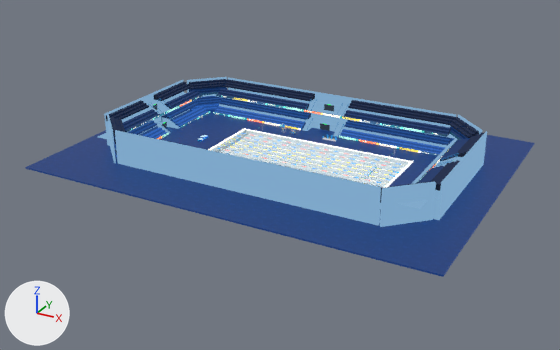
What one commit did to the Blender file sceneresource/SwimmingVenue_Rebuild_FlatColor.blend.
Rendered twice from a 50 mm lens placed at (109.9, -168.6, 78.0), pointed at (20.0, -5.0, -3.8). Lighting does not change. The marker at lower left points along +X, +Y and +Z. The picture after the commit comes second.

Names of what the first picture shows: 'BleacherAccess_Architecture_Merged', 'BleacherBatch_T1_N', 'BleacherBatch_T2_N', 'BleacherBatch_T3_N', 'BleacherBatch_T3_W', 'BleacherBatch_T4_N', 'BleacherBatch_T4_W', 'CornerStands_Merged', 'OlympicPanels_Merged', 'PoolWaterSurface', 'StandStructure_Merged', 'Venue_Rectangular_Ground' and 9 more.
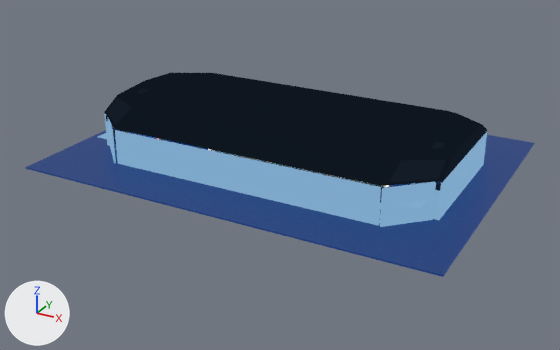
Boxes [x1, y1, x2, y2] around the edits, measured in the pictures (560 x 350 px):
'ceiling_lighting_rig', added: after [104, 73, 487, 186]
'PoolWaterSurface', unchanged, covered by the edit: before [211, 130, 410, 187]; after [211, 150, 386, 187]
'BleacherBatch_T4_N', unchanged, covered by the edit: before [224, 79, 455, 125]
'BleacherBatch_T2_N', unchanged, covered by the edit: before [219, 98, 451, 146]
'BleacherBatch_T1_N', unchanged, covered by the edit: before [214, 106, 445, 154]

Edits to the bpy script that builds the scene:
```text
Add mat_ceilingarchitecturalvertexcolor:
    mat_ceilingarchitecturalvertexcolor = bpy.data.materials.new('CeilingArchitecturalVertexColor')
    mat_ceilingarchitecturalvertexcolor.use_nodes = True; mat_ceilingarchitecturalvertexcolor.node_tree.nodes.clear()
    _N = mat_ceilingarchitecturalvertexcolor.node_tree.nodes; _L = mat_ceilingarchitecturalvertexcolor.node_tree.links
    n0 = _N.new('ShaderNodeOutputMaterial'); n0.name = 'Material Output'
    n1 = _N.new('ShaderNodeEmission'); n1.name = 'Emission'
    n2 = _N.new('ShaderNodeVertexColor'); n2.name = 'Color Attribute'
    n2.layer_name = 'CeilingColor'
    _L.new(n2.outputs[0], n1.inputs[0])  # 'Color' to 'Color'
    _L.new(n1.outputs[0], n0.inputs[0])  # 'Emission' to 'Surface'
Add me_ceiling_lighting_rig_mesh:
    me_ceiling_lighting_rig_mesh.from_pydata(...)  # 1492 vertices, 1078 faces; spans x -26.6..66.9, y -26.8..26.8, z 9.3..13.8
    me_ceiling_lighting_rig_mesh.materials.append(mat_ceilingarchitecturalvertexcolor)
Add ob_ceiling_lighting_rig:
    ob_ceiling_lighting_rig = bpy.data.objects.new('ceiling_lighting_rig', me_ceiling_lighting_rig_mesh)
    ob_ceiling_lighting_rig.location = (0.0, 0.0, 0.0)
```
